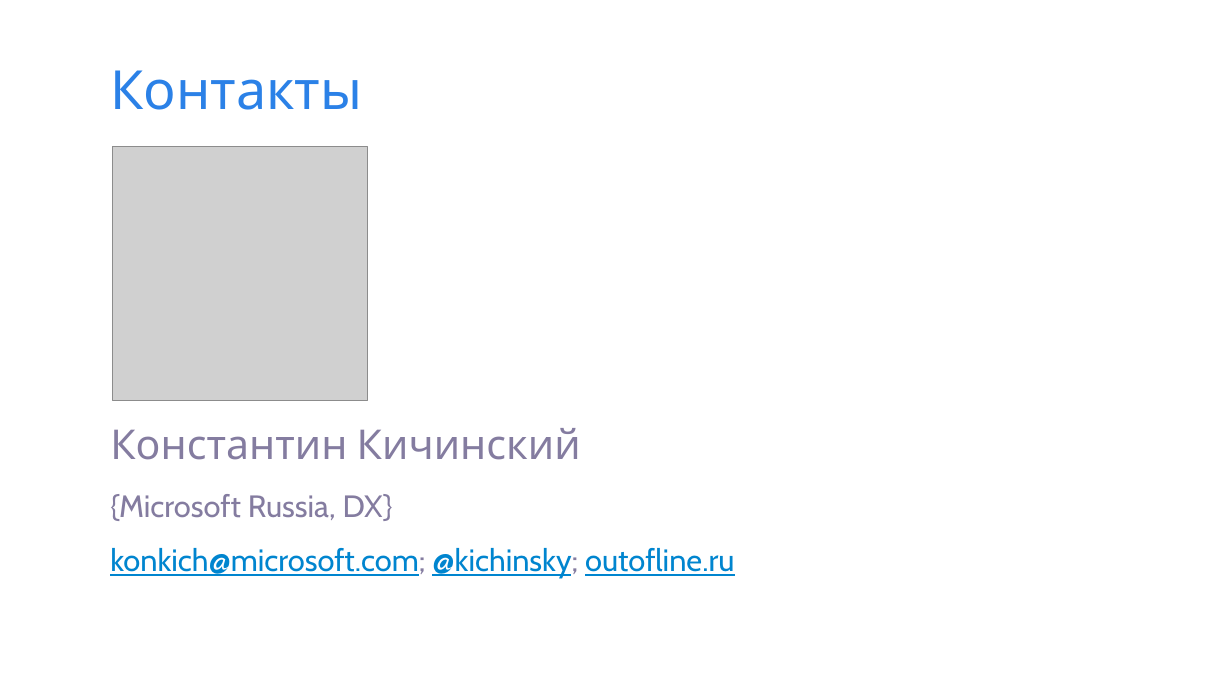
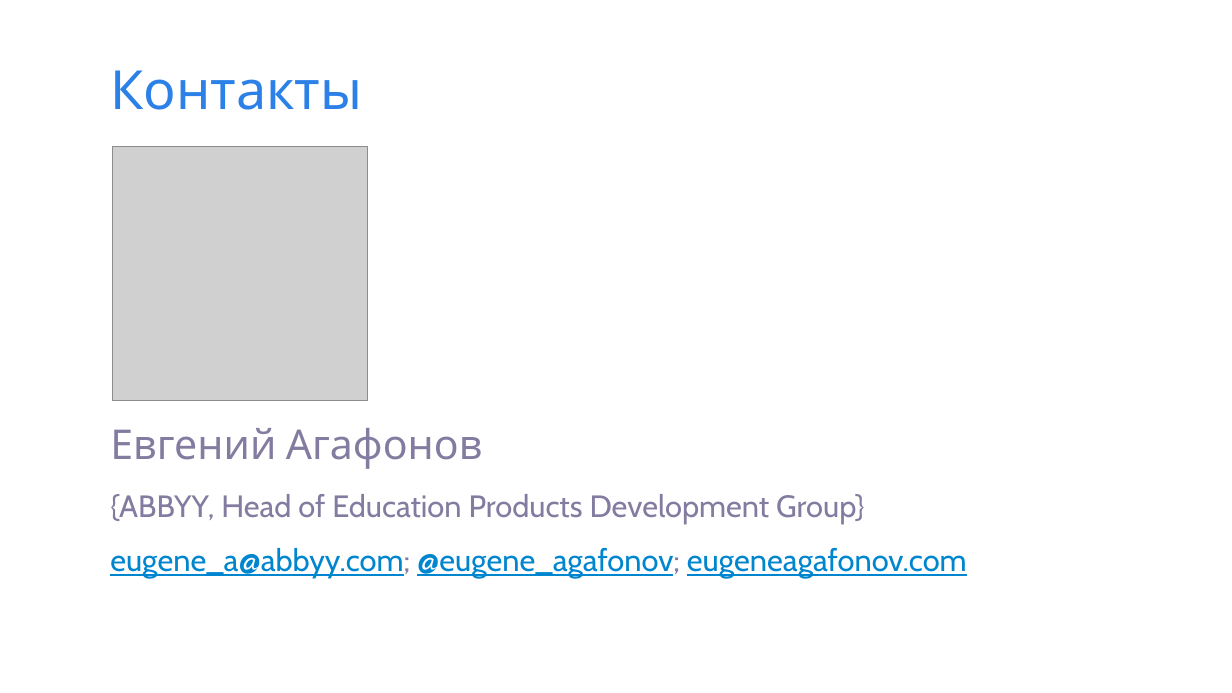
Before and after one commit to eugeneagafonov/devcon2014-ege-azure, a slide deck: slide 23 of Slides/devcon2014_ege.pptx (slide 14 before the commit). Drawn at 1232x693 pixels with LibreOffice and Linux fonts; fonts in the diff are those of the drawing; grey boxes stand for pictures. Boxes give left, top, right and bottom in pixels: in the first picture for what was removed or moved away, otherwise in the second. Text is boxed around its words. In the diff, an @@ line names an element or a change of style, - is before the commit and + after.

```diff
--- a/Slides/devcon2014_ege.pptx
+++ b/Slides/devcon2014_ege.pptx
@@ text at [110,428,967,578]: text changed; text colour #0085CF to #847CA0 @@
-Константин Кичинский
-  {Microsoft Russia, DX}
-  konkich@microsoft.com; @kichinsky; outofline.ru
+Евгений Агафонов
+  {ABBYY, Head of Education Products Development Group}
+  eugene_a@abbyy.com; @eugene_agafonov; eugeneagafonov.com
```
Also in this commit, not shown: 1 other slide changed, 19 slides added, 10 slides removed.
